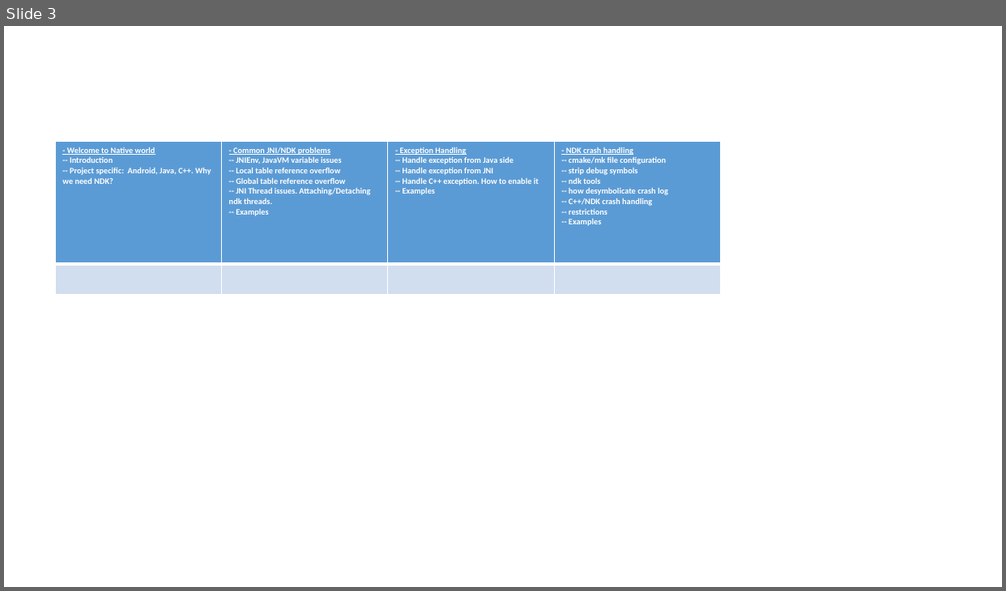
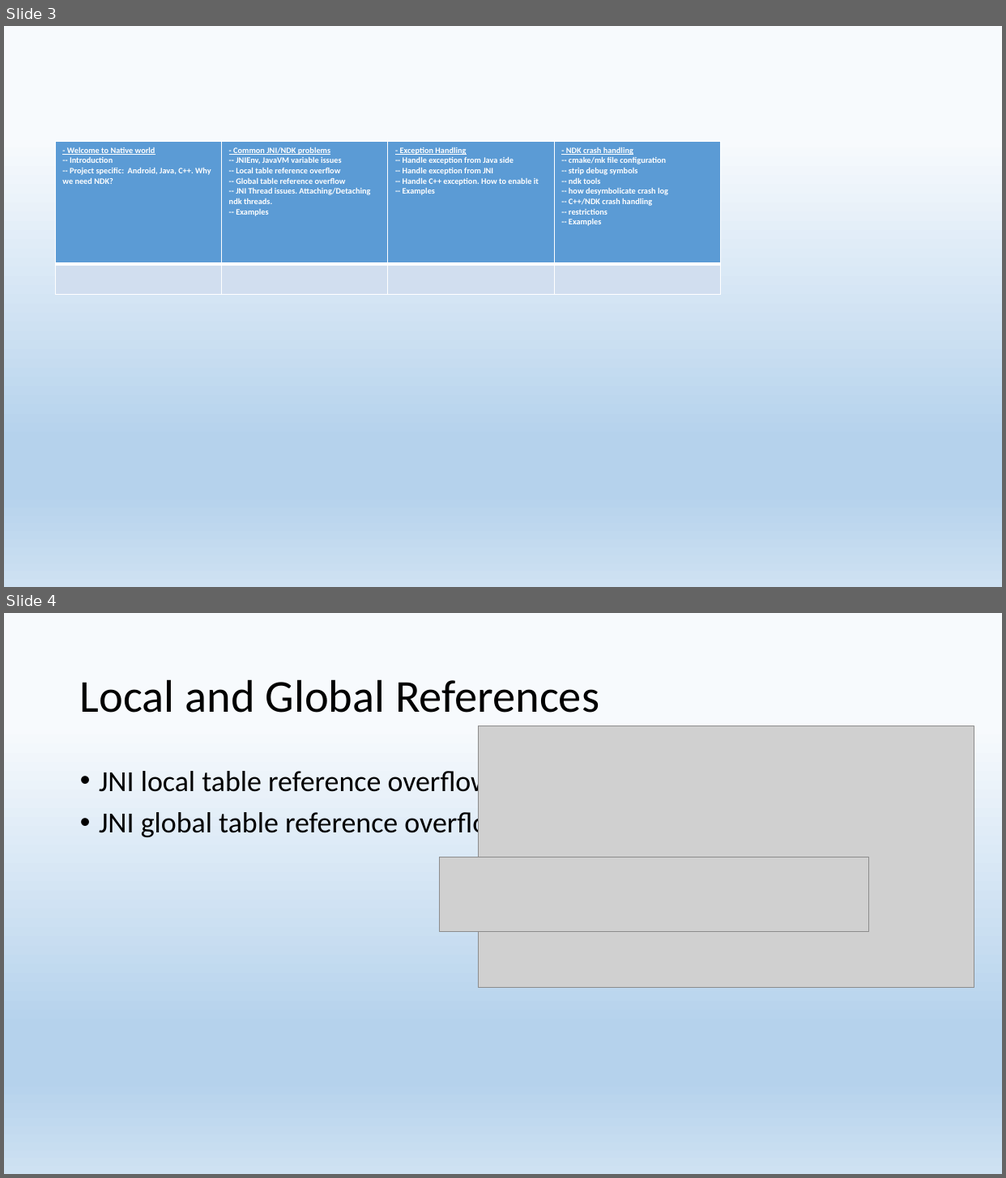
Before and after one commit to 9majka/NDK_presentation, a slide deck: NDK.pptx. Shown one above the other, each under a label of ours: slide 3 before the commit, slides 3 and 4 after it. The pictures are 1006x591 and 1006x1178 pixels, drawn with LibreOffice and Linux fonts; fonts in the diff are those of the drawing; grey boxes stand for pictures. Boxes give left, top, right and bottom in pixels: in the first picture for what was removed or moved away, otherwise in the second. Text is boxed around its words. In the diff, an @@ line names an element or a change of style, - is before the commit and + after.

```diff
--- a/NDK.pptx
+++ b/NDK.pptx
@@ slide 4 added at (x1=4, y1=613, x2=1002, y2=1174), background gradient #F7FAFD to #B5D2EC to #CEE1F2 @@
@@ title added at (x1=80, y1=679, x2=599, y2=713), 44 pt, text #000000 @@
+Local and Global References
@@ picture added at (x1=479, y1=726, x2=975, y2=987) @@
@@ text added at (x1=99, y1=767, x2=508, y2=841), 28 pt, text #000000 @@
+• JNI local table reference overflow
+• JNI global table reference overflow
@@ picture added at (x1=439, y1=857, x2=868, y2=932) @@
@@ slide 3 changed as well @@
@@ background #FFFFFF to gradient #F7FAFD to #B5D2EC to #CEE1F2 @@
```
Also in this commit, not shown: 2 other slides changed, 5 other slides added, 9 other files.
